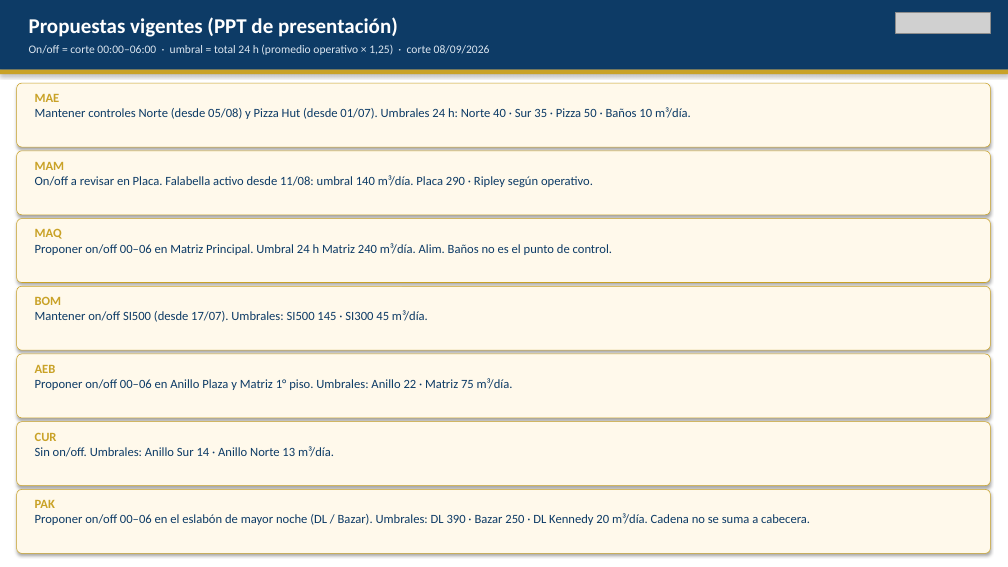
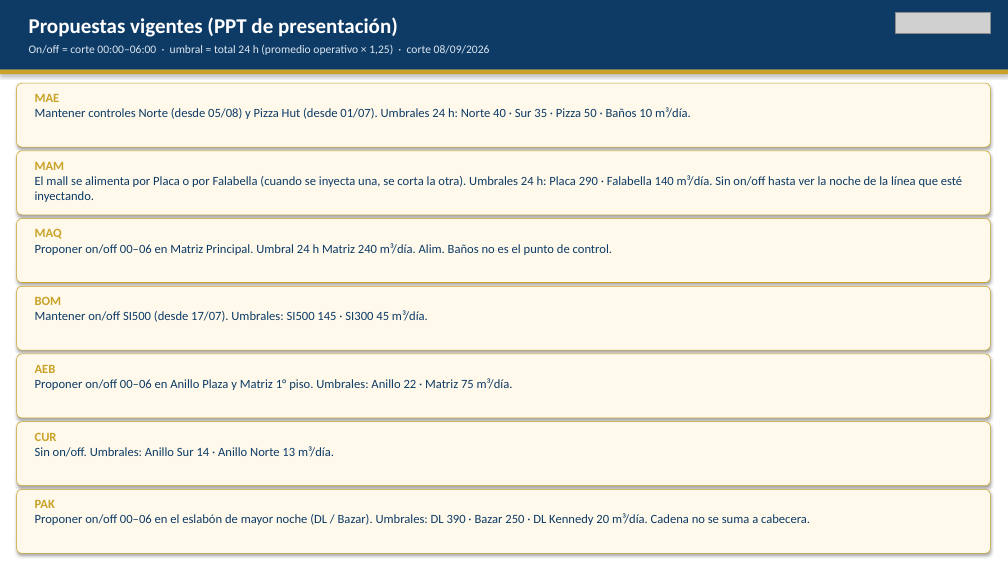
Before and after one commit to anibaloperacionesWes/wes-scripts, a slide deck: slide 11 of reports/Parque_Arauco/CONSOLIDADO/Consolidado_PA_7malls_20260908.pptx. Drawn at 1008x567 pixels with LibreOffice and Linux fonts; fonts in the diff are those of the drawing; grey boxes stand for pictures. Boxes give left, top, right and bottom in pixels: in the first picture for what was removed or moved away, otherwise in the second. Text is boxed around its words. In the diff, an @@ line names an element or a change of style, - is before the commit and + after.

```diff
--- a/reports/Parque_Arauco/CONSOLIDADO/Consolidado_PA_7malls_20260908.pptx
+++ b/reports/Parque_Arauco/CONSOLIDADO/Consolidado_PA_7malls_20260908.pptx
@@ text at (35,175,962,202): text changed @@
-On/off a revisar en Placa. Falabella activo desde 11/08: umbral 140 m³/día. Placa 290 · Ripley según operativo.
+El mall se alimenta por Placa o por Falabella (cuando se inyecta una, se corta la otra). Umbrales 24 h: Placa 290 · Falabella 140 m³/día. Sin on/off hasta ver la noche de la línea que esté inyectando.
```
Also in this commit, not shown: 3 other slides changed, 1 other file.
